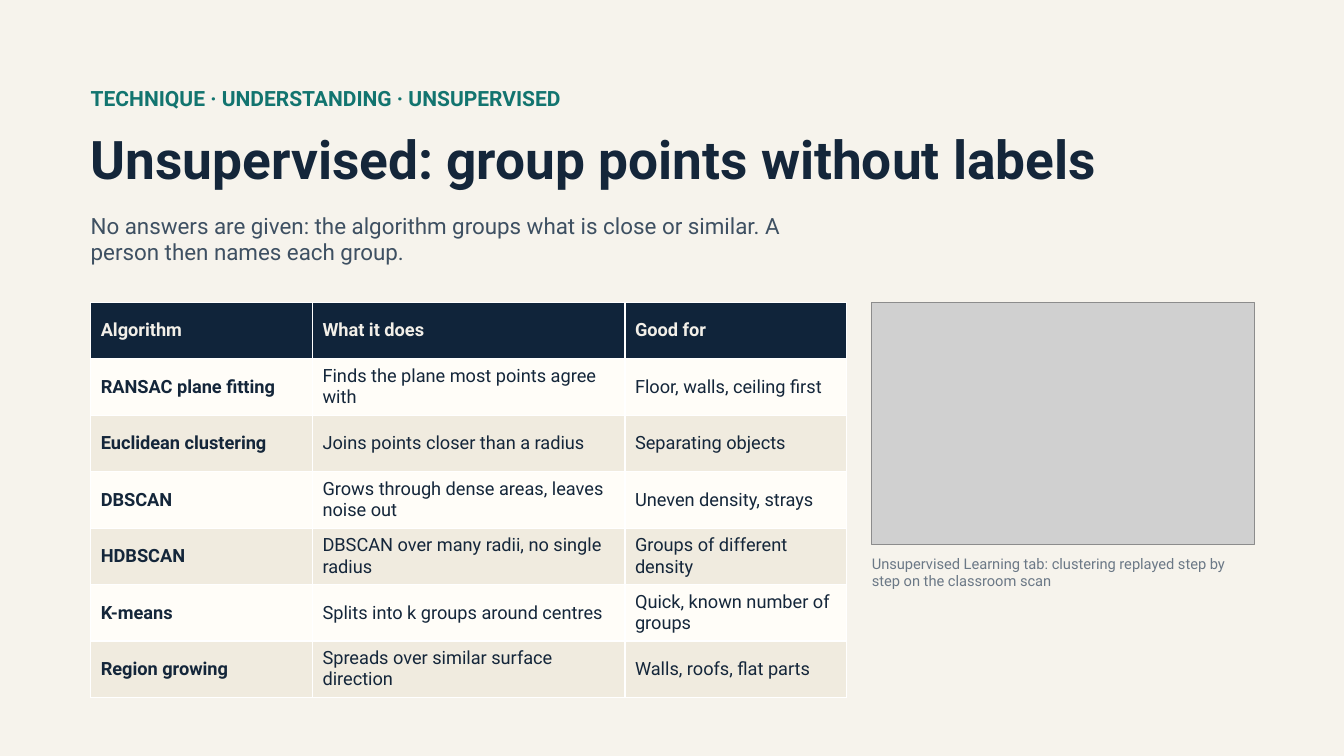
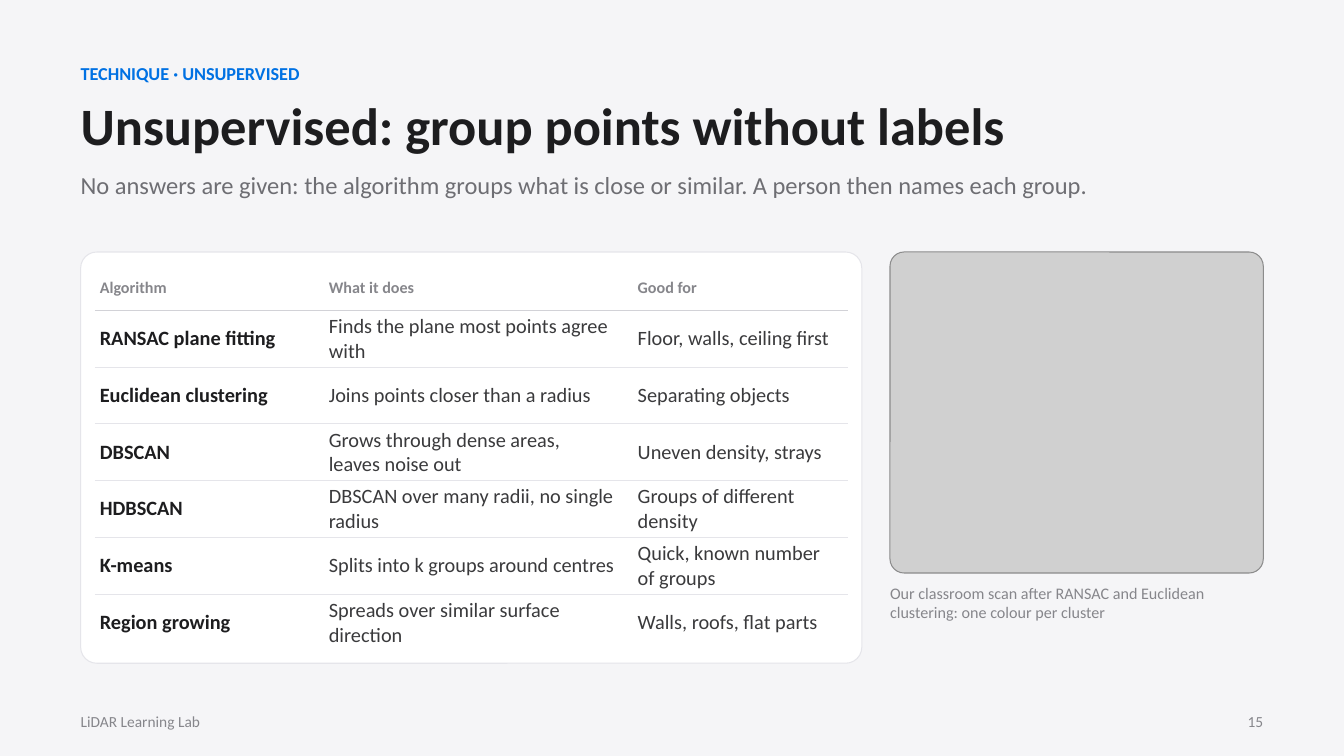
Before and after one commit to maninka123/lidar-learning-lab, a slide deck: slide 15 of presentation/LiDAR_Workshop_Slides.pptx. Drawn at 1344x756 pixels with LibreOffice and Linux fonts; fonts in the diff are those of the drawing; grey boxes stand for pictures. Boxes give left, top, right and bottom in pixels: in the first picture for what was removed or moved away, otherwise in the second. Text is boxed around its words. In the diff, an @@ line names an element or a change of style, - is before the commit and + after.

```diff
--- a/presentation/LiDAR_Workshop_Slides.pptx
+++ b/presentation/LiDAR_Workshop_Slides.pptx
@@ background #F6F3EC to #F5F5F7 @@
@@ text at box(81, 68, 299, 83): text changed; size 15 to 13 pt; font Roboto to Calibri; text colour #12746F to #0071E3 @@
-TECHNIQUE · UNDERSTANDING · UNSUPERVISED
+TECHNIQUE · UNSUPERVISED
@@ text "Unsupervised: group points without labels": place and size @@
-text "Unsupervised: group points without labels" at box(91, 139, 1096, 190)
+text "Unsupervised: group points without labels" at box(81, 108, 1004, 154)
@@ text "Unsupervised: group points without labels" at box(81, 108, 1004, 154): size 38 to 37.5 pt, font Roboto to Calibri, text colour #14263A to #1D1D1F; less space between paragraphs @@
@@ text "No answers are given: the ...": place and size @@
-text "No answers are given: the ..." at box(91, 217, 780, 265)
+text "No answers are given: the ..." at box(81, 177, 1086, 198)
@@ text "No answers are given: the ..." at box(81, 177, 1086, 198): size 16 to 17.5 pt, font Roboto to Calibri, text colour #3E5062 to #6E6E73; line spacing 1 to 1.1; less space between paragraphs @@
@@ rounded rectangle added at box(81, 252, 862, 663), fill #FFFFFF, outline #E5E5EA 0.75 pt @@
@@ table at box(95, 266, 847, 649) @@
@@ fill #10243A to none in row 1 @@
@@ fill #FFFDF8 to none in 9 cells @@
@@ fill #F0EBDF to none in 9 cells @@
@@ size 13 to 11.5 pt, text colour #F2EFE8 to #86868B in "Algorithm", "What it does", "Good for" @@
@@ font Roboto to Calibri, size 13 to 14.5 pt @@
@@ text colour #14263A to #1D1D1F in "RANSAC plane fitting", "Euclidean clustering", "DBSCAN", "HDBSCAN" and 2 more places @@
@@ text colour #14263A to #3A3A3C in "Finds the plane most points agree with", "Floor, walls, ceiling first", "Joins points closer than a radius", "Separating objects" and 8 more places @@
@@ borders changed @@
@@ table: place and size @@
-table at box(91, 302, 847, 698)
+table at box(95, 266, 847, 649)
@@ picture: place and size @@
-picture at box(872, 302, 1255, 544)
+picture at box(890, 252, 1263, 573)
@@ text removed at box(872, 558, 1225, 589) @@
-Unsupervised Learning tab: clustering replayed step by step on the classroom scan
@@ text added at box(890, 588, 1204, 621), 11.5 pt, text #86868B @@
+Our classroom scan after RANSAC and Euclidean clustering: one colour per cluster
@@ text added at box(81, 716, 200, 730), 11 pt, text #86868B @@
+LiDAR Learning Lab
@@ text added at box(1248, 717, 1264, 727), 11 pt, text #86868B @@
+15
```
Also in this commit, not shown: 22 other slides changed, 2 slides added, 2 slides removed.
